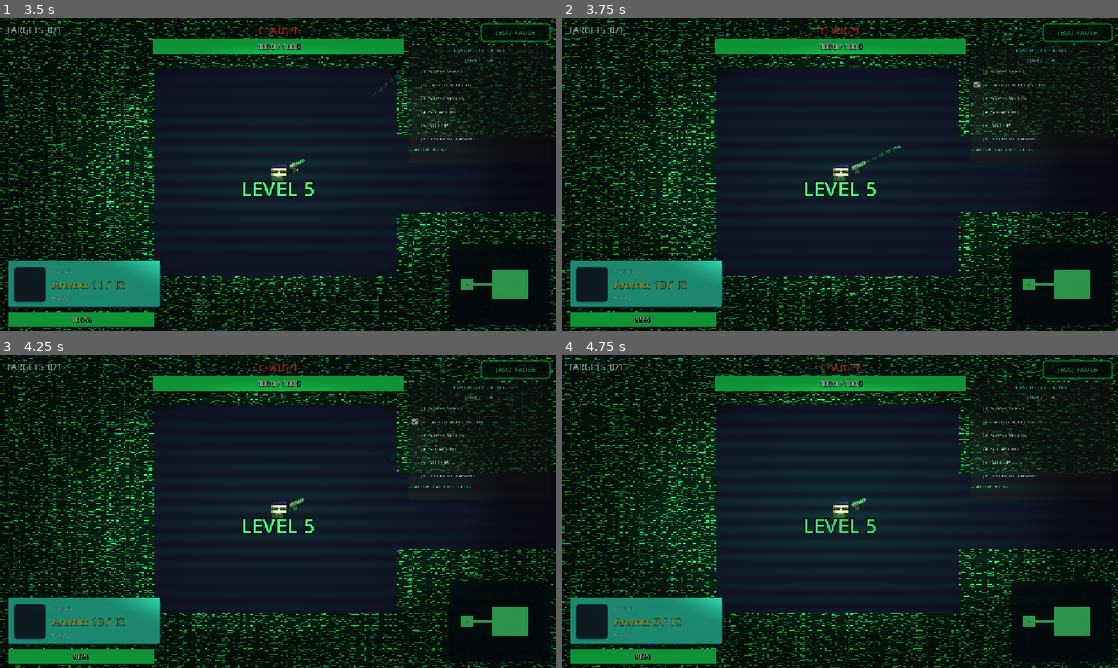
Above: before the commit, frames 1-4 (two rows, left to right).
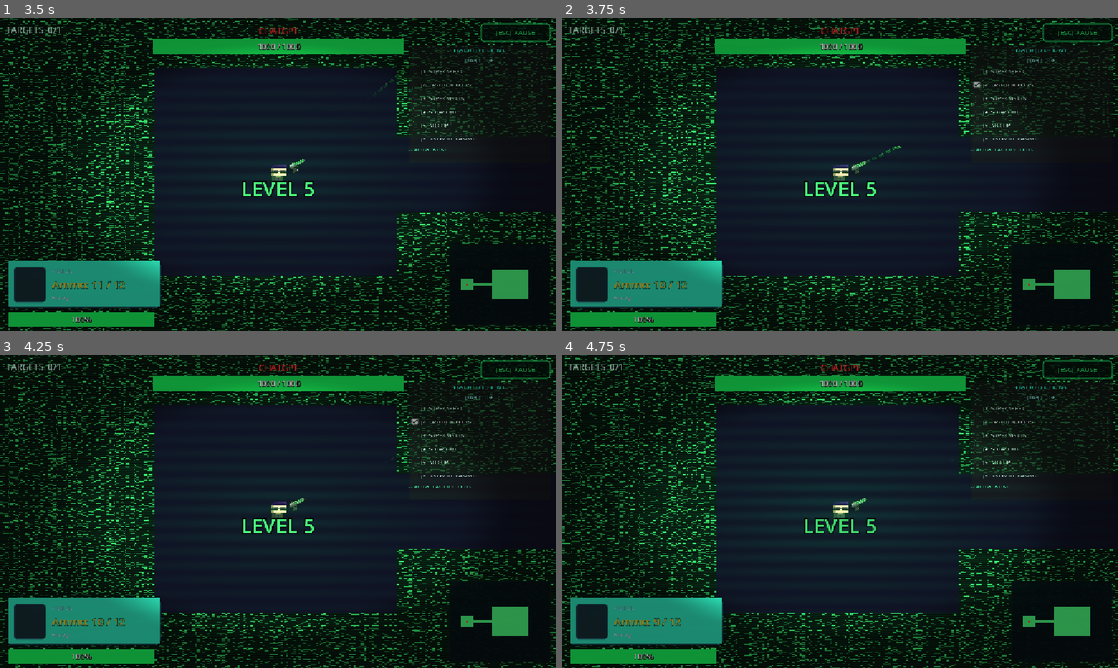
Above: after the commit, the same moments.

Repository: vision-for-change/rules-broken-v2
Game: Godot game, scene res://scenes/ui/MainMenu.tscn
Same seed, same stepped clock (60 frames per second), same inputs: the game is played once before the commit and once after it.
Inputs:
- Up to frame 1 (3.5 s): click "START FLOOR 5" at 0.5 s; click "START FLOOR 5" at 1.25 s; click "[ ENTER ] INITIATE BREACH" at 2 s; click "[1] SUPER SPEED" at 2.75 s
- Up to frame 2 (3.75 s): click "[2] FASTER BULLETS" at 3.5 s
- Up to frame 3 (4.25 s): no input
- Up to frame 4 (4.75 s): click "[2] FASTER BULLETS [10s]" (after the commit: "[2] FASTER BULLETS") at 4.25 s

Frame 1 is identical in both runs. In frame 2, less than 0.1% of the frame differs, in the area x 13-87%, y 21-98%; in frame 3, less than 0.1%; in frame 4, less than 0.1%.

Commit message:
two hacks at a time

Diff:
--- a/autoloads/RuleManager.gd
+++ b/autoloads/RuleManager.gd
@@ -34,12 +34,6 @@
 		return
 	if system_integrity <= 0.0:
 		return
-	var active_hacks := _count_active_player_hacks()
-	if active_hacks <= 0:
-		return
-	var hack_factor := float(active_hacks)
-	var scaled_drain := HACK_DRAIN_PER_SECOND * hack_factor * hack_factor
-	_adjust_integrity(-scaled_drain * delta)
 
 # ─── Public API ───────────────────────────────────────────────────
 
--- a/scenes/enemy/TrojanHorse.gd
+++ b/scenes/enemy/TrojanHorse.gd
@@ -27,6 +27,7 @@
 	if _defeated:
 		return false
 	_defeated = true
+	EventBus.enemy_defeated.emit(entity_id)
 	_transform_into_bug()
 	return true
 
--- a/scenes/enemy/bugs.gd
+++ b/scenes/enemy/bugs.gd
@@ -180,6 +180,7 @@
 	if _defeated:
 		return
 	_defeated = true
+	EventBus.enemy_defeated.emit(entity_id)
 	velocity = Vector2.ZERO
 	set_physics_process(false)
 	collision_layer = 0
--- a/scenes/enemy/chatgpt.gd
+++ b/scenes/enemy/chatgpt.gd
@@ -52,6 +52,7 @@
 	return max_health
 
 func _play_death_animation() -> void:
+	EventBus.enemy_defeated.emit(entity_id)
 	velocity = Vector2.ZERO
 	set_physics_process(false)
 	collision_layer = 0
--- a/scenes/enemy/worm.gd
+++ b/scenes/enemy/worm.gd
@@ -124,6 +124,7 @@
 func shatter() -> void:
 	if _defeated: return
 	_defeated = true
+	EventBus.enemy_defeated.emit(entity_id)
 	velocity = Vector2.ZERO
 	set_physics_process(false)
 	collision_layer = 0
--- a/scenes/ui/HUD.gd
+++ b/scenes/ui/HUD.gd
@@ -31,7 +31,7 @@
 var _minimap_world_size := Vector2.ZERO
 var _max_integrity := 1.0
 var _boss_ref: Node2D = null
-var _timed_hacks: Dictionary = {}  # hack_name -> remaining_time
+var _active_hacks_queue: Array[String] = []  # Tracks order of active hacks (max 2)
 var _enemies_defeated := 0
 var _total_enemies := 0
 var _enemy_counter_label: Label = null
@@ -63,17 +63,16 @@
 	_style_pause_button()
 	_style_hack_panel()
 	pause_btn.pressed.connect(_on_pause_pressed)
-	super_speed_toggle.toggled.connect(_on_hack_toggled)
-	fast_bullets_toggle.toggled.connect(_on_hack_toggled)
-	super_vision_toggle.toggled.connect(_on_hack_toggled)
-	slow_time_toggle.toggled.connect(_on_hack_toggled)
-	noclip_toggle.toggled.connect(_on_hack_toggled)
+	super_speed_toggle.toggled.connect(func(enabled): _on_hack_toggled("super_speed", enabled))
+	fast_bullets_toggle.toggled.connect(func(enabled): _on_hack_toggled("faster_bullets", enabled))
+	super_vision_toggle.toggled.connect(func(enabled): _on_hack_toggled("super_vision", enabled))
+	slow_time_toggle.toggled.connect(func(enabled): _on_hack_toggled("slow_time", enabled))
+	noclip_toggle.toggled.connect(func(enabled): _on_hack_toggled("noclip", enabled))
 	if unlimited_bullets_toggle != null:
-		unlimited_bullets_toggle.toggled.connect(_on_hack_toggled)
+		unlimited_bullets_toggle.toggled.connect(func(enabled): _on_hack_toggled("unlimited_bullets", enabled))
 	_refresh_rules()
 	_refresh_tags()
 	_on_integrity_changed(RuleManager.get_integrity(), 0.0)
-	_timed_hacks.clear()
 	call_deferred("_sync_hacks_from_player")
 	call_deferred("_sync_minimap")
 	call_deferred("_count_total_enemies")
@@ -86,7 +85,6 @@
 	_sync_minimap()
 	_update_minimap_player_dot()
 	_update_boss_bar()
-	_update_timed_hacks(_delta)
 	_update_hack_display()
 
 func _exit_tree() -> void:
@@ -101,7 +99,18 @@
 				if unlimited_bullets_toggle != null:
 					unlimited_bullets_toggle.button_pressed = not unlimited_bullets_toggle.button_pressed
 			else:
-				_activate_timed_hack(hack_name)
+				# Toggle the hack directly
+				match hack_name:
+					"super_speed":
+						super_speed_toggle.button_pressed = not super_speed_toggle.button_pressed
+					"faster_bullets":
+						fast_bullets_toggle.button_pressed = not fast_bullets_toggle.button_pressed
+					"super_vision":
+						super_vision_toggle.button_pressed = not super_vision_toggle.button_pressed
+					"slow_time":
+						slow_time_toggle.button_pressed = not slow_time_toggle.button_pressed
+					"noclip":
+						noclip_toggle.button_pressed = not noclip_toggle.button_pressed
 			get_tree().root.set_input_as_handled()
 			return
 		return
@@ -124,49 +133,8 @@
 		return
 	ScreenFX.clear_time_scale_override()
 
-func _activate_timed_hack(hack_name: String) -> void:
-	_timed_hacks[hack_name] = TIMED_HACK_DURATION
-
-	match hack_name:
-		"super_speed":
-			if not super_speed_toggle.button_pressed:
-				super_speed_toggle.button_pressed = true
-		"faster_bullets":
-			if not fast_bullets_toggle.button_pressed:
-				fast_bullets_toggle.button_pressed = true
-		"super_vision":
-			if not super_vision_toggle.button_pressed:
-				super_vision_toggle.button_pressed = true
-		"slow_time":
-			if not slow_time_toggle.button_pressed:
-				slow_time_toggle.button_pressed = true
-		"noclip":
-			if not noclip_toggle.button_pressed:
-				noclip_toggle.button_pressed = true
-
 func _update_timed_hacks(delta: float) -> void:
-	var hacks_to_remove = []
-
-	for hack_name in _timed_hacks.keys():
-		_timed_hacks[hack_name] -= delta
-		if _timed_hacks[hack_name] <= 0.0:
-			hacks_to_remove.append(hack_name)
-
-	for hack_name in hacks_to_remove:
-		_timed_hacks.erase(hack_name)
-		match hack_name:
-			"super_speed":
-				super_speed_toggle.button_pressed = false
-			"faster_bullets":
-				fast_bullets_toggle.button_pressed = false
-			"super_vision":
-				super_vision_toggle.button_pressed = false
-			"slow_time":
-				slow_time_toggle.button_pressed = false
-			"noclip":
-				noclip_toggle.button_pressed = false
-
-	_update_hack_status()
+	pass
 
 func _style_static_labels() -> void:
 	for lbl in [$Panel/VBox/SysLabel, $Panel/VBox/IntegrityLabel,
@@ -225,13 +193,13 @@
 		toggle.focus_mode = Control.FOCUS_NONE
 
 func _set_hack_labels() -> void:
-	super_speed_toggle.text = _format_hack_label("[1] SUPER SPEED", "super_speed")
-	fast_bullets_toggle.text = _format_hack_label("[2] FASTER BULLETS", "faster_bullets")
-	super_vision_toggle.text = _format_hack_label("[3] SUPER VISION", "super_vision")
-	slow_time_toggle.text = _format_hack_label("[4] SLOW TIME", "slow_time")
-	noclip_toggle.text = _format_hack_label("[5] NOCLIP", "noclip")
+	super_speed_toggle.text = "[1] SUPER SPEED"
+	fast_bullets_toggle.text = "[2] FASTER BULLETS"
+	super_vision_toggle.text = "[3] SUPER VISION"
+	slow_time_toggle.text = "[4] SLOW TIME"
+	noclip_toggle.text = "[5] NOCLIP"
 	if unlimited_bullets_toggle != null:
-		unlimited_bullets_toggle.text = _format_hack_label("[6] UNLIMITED AMMO", "unlimited_bullets")
+		unlimited_bullets_toggle.text = "[6] UNLIMITED AMMO"
 
 func _sync_minimap() -> void:
 	var level = get_tree().current_scene
@@ -291,12 +259,23 @@
 			unlimited_bullets_toggle.button_pressed
 		)
 
-func _on_hack_toggled(enabled: bool) -> void:
+func _on_hack_toggled(hack_name: String, enabled: bool) -> void:
 	if _syncing_hack_ui:
 		return
 
 	if enabled:
-		_start_timer_for_toggled_hack()
+		# Add to queue
+		if hack_name not in _active_hacks_queue:
+			_active_hacks_queue.append(hack_name)
+
+		# If we now have more than 2 hacks, disable the oldest one
+		if _active_hacks_queue.size() > 2:
+			var oldest = _active_hacks_queue.pop_front()
+			_disable_hack(oldest)
+	else:
+		# Remove from queue
+		if hack_name in _active_hacks_queue:
+			_active_hacks_queue.erase(hack_name)
 
 	var player = _get_player()
 	if player != null and player.has_method("set_hacked_client_modes"):
@@ -311,19 +290,23 @@
 	_update_hack_status()
 	_apply_hack_time_scale()
 
-func _start_timer_for_toggled_hack() -> void:
-	if super_speed_toggle.button_pressed and "super_speed" not in _timed_hacks:
-		_timed_hacks["super_speed"] = TIMED_HACK_DURATION
-	if fast_bullets_toggle.button_pressed and "faster_bullets" not in _timed_hacks:
-		_timed_hacks["faster_bullets"] = TIMED_HACK_DURATION
-	if super_vision_toggle.button_pressed and "super_vision" not in _timed_hacks:
-		_timed_hacks["super_vision"] = TIMED_HACK_DURATION
-	if slow_time_toggle.button_pressed and "slow_time" not in _timed_hacks:
-		_timed_hacks["slow_time"] = TIMED_HACK_DURATION
-	if noclip_toggle.button_pressed and "noclip" not in _timed_hacks:
-		_timed_hacks["noclip"] = TIMED_HACK_DURATION
-	if unlimited_bullets_toggle != null and unlimited_bullets_toggle.button_pressed and "unlimited_bullets" not in _timed_hacks:
-		_timed_hacks["unlimited_bullets"] = TIMED_HACK_DURATION
+func _disable_hack(hack_name: String) -> void:
+	_syncing_hack_ui = true
+	match hack_name:
+		"super_speed":
+			super_speed_toggle.button_pressed = false
+		"faster_bullets":
+			fast_bullets_toggle.button_pressed = false
+		"super_vision":
+			super_vision_toggle.button_pressed = false
+		"slow_time":
+			slow_time_toggle.button_pressed = false
+		"noclip":
+			noclip_toggle.button_pressed = false
+		"unlimited_bullets":
+			if unlimited_bullets_toggle != null:
+				unlimited_bullets_toggle.button_pressed = false
+	_syncing_hack_ui = false
 
 func _update_hack_status() -> void:
 	var states: Array[String] = []
@@ -342,25 +325,19 @@
 	hack_status.text = "// ACTIVE: " + (", ".join(states) if not states.is_empty() else "NONE")
 
 func _format_hack_status(hack_label: String, hack_name: String) -> String:
-	if hack_name in _timed_hacks:
-		var remaining = int(ceil(_timed_hacks[hack_name]))
-		return "%s [%ds]" % [hack_label, remaining]
 	return hack_label
 
 func _format_hack_label(base_label: String, hack_name: String) -> String:
-	if hack_name in _timed_hacks:
-		var remaining = int(ceil(_timed_hacks[hack_name]))
-		return "%s [%ds]" % [base_label, remaining]
 	return base_label
 
 func _update_hack_display() -> void:
-	super_speed_toggle.text = _format_hack_label("[1] SUPER SPEED", "super_speed")
-	fast_bullets_toggle.text = _format_hack_label("[2] FASTER BULLETS", "faster_bullets")
-	super_vision_toggle.text = _format_hack_label("[3] SUPER VISION", "super_vision")
-	slow_time_toggle.text = _format_hack_label("[4] SLOW TIME", "slow_time")
-	noclip_toggle.text = _format_hack_label("[5] NOCLIP", "noclip")
+	super_speed_toggle.text = "[1] SUPER SPEED"
+	fast_bullets_toggle.text = "[2] FASTER BULLETS"
+	super_vision_toggle.text = "[3] SUPER VISION"
+	slow_time_toggle.text = "[4] SLOW TIME"
+	noclip_toggle.text = "[5] NOCLIP"
 	if unlimited_bullets_toggle != null:
-		unlimited_bullets_toggle.text = _format_hack_label("[6] UNLIMITED AMMO", "unlimited_bullets")
+		unlimited_bullets_toggle.text = "[6] UNLIMITED AMMO"
 
 func _get_player() -> Node:
 	var players = get_tree().get_nodes_in_group("player")
@@ -491,12 +468,10 @@
 func _count_total_enemies() -> void:
 	var enemies = get_tree().get_nodes_in_group("enemy")
 	_total_enemies = enemies.size()
-	print("DEBUG: Total enemies counted: ", _total_enemies)
 
 func _create_enemy_counter_label() -> void:
 	if _total_enemies <= 0:
 		_count_total_enemies()
-	print("DEBUG: Creating enemy counter label, total_enemies = ", _total_enemies)
 	_enemy_counter_label = Label.new()
 	_enemy_counter_label.text = "TARGETS: 0/%d" % _total_enemies
 	_enemy_counter_label.add_theme_font_size_override("font_size", 18)
@@ -506,11 +481,9 @@
 	_enemy_counter_label.position = Vector2(12, 12)
 	_enemy_counter_label.z_index = 100
 	add_child(_enemy_counter_label)
-	print("DEBUG: Enemy counter label created and added to scene")
 
 func _on_enemy_defeated(_enemy_id: String) -> void:
 	_enemies_defeated += 1
-	print("DEBUG: Enemy defeated! Count: ", _enemies_defeated, "/", _total_enemies)
 	_update_enemy_counter_display()
 
 func _update_enemy_counter_display() -> void:
@@ -520,7 +493,6 @@
 		var color = Color(0.2, 1.0, 0.45) if requirement_met else Color(0.8, 1.0, 0.9)
 		_enemy_counter_label.add_theme_color_override("font_color", color)
 		_enemy_counter_label.text = "TARGETS: %d/%d" % [_enemies_defeated, _total_enemies]
-		print("DEBUG: Counter display updated: ", _enemy_counter_label.text)
 
 func _get_enemy_kill_status() -> Dictionary:
 	var half_req = ceili(_total_enemies / 2.0)
